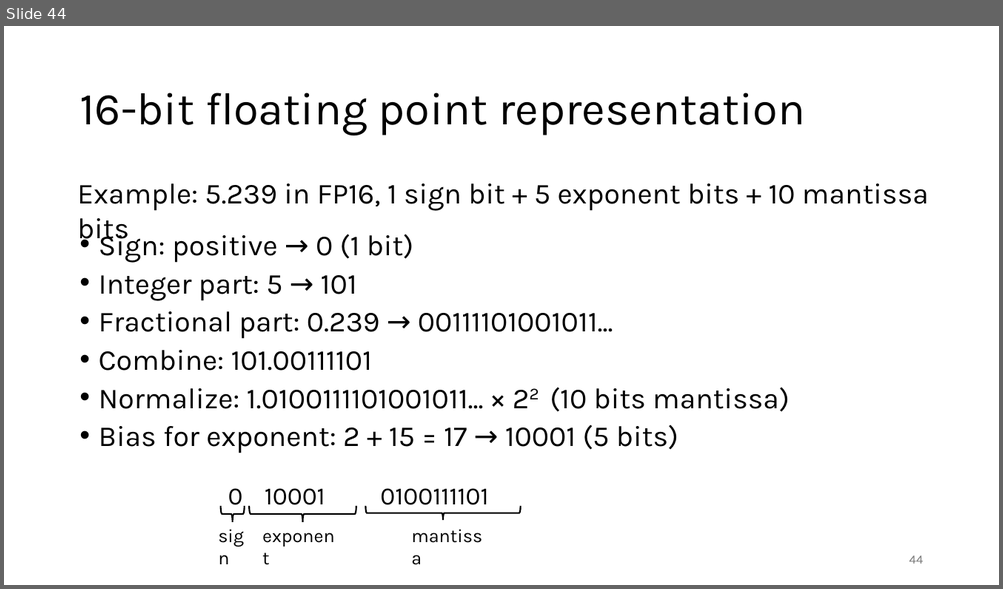
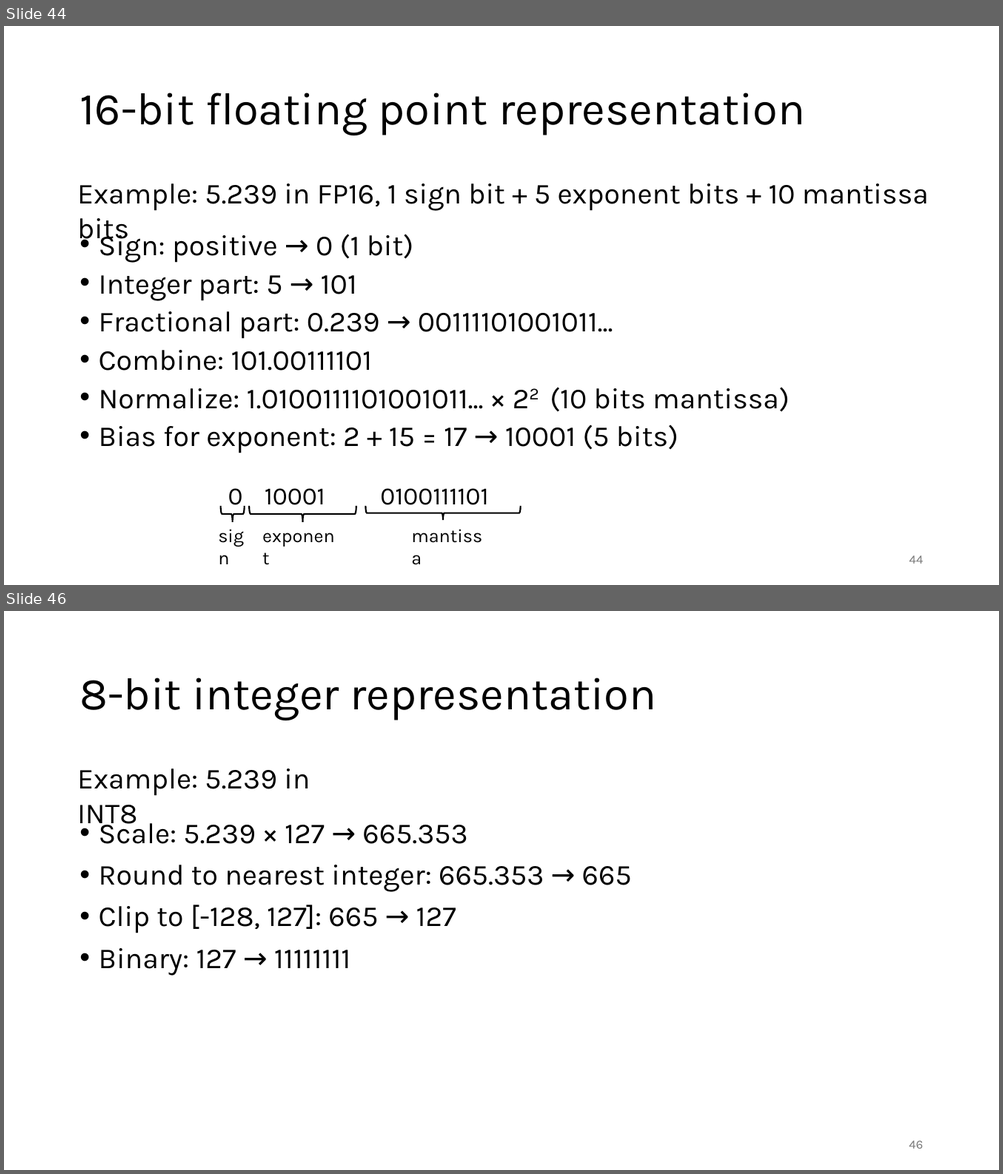
Before and after one commit to gjbex/Deploying-LLMs-locally, a slide deck: local_LLMs.pptx. Shown one above the other, each under a label of ours: slide 44 before the commit, slides 44 and 46 after it; the slides between them are not shown. The pictures are 1003x589 and 1003x1174 pixels, drawn with LibreOffice and Linux fonts; fonts in the diff are those of the drawing. Boxes give left, top, right and bottom in pixels: in the first picture for what was removed or moved away, otherwise in the second. Text is boxed around its words. In the diff, an @@ line names an element or a change of style, - is before the commit and + after.

```diff
--- a/local_LLMs.pptx
+++ b/local_LLMs.pptx
@@ slide 46 added at [4,611,999,1170], background #FFFFFF @@
@@ title added at [79,678,657,721], 44 pt, text #000000 @@
+8-bit integer representation
@@ text added at [77,769,310,831], 28 pt, text #000000 @@
+Example: 5.239 in INT8
@@ text added at [99,817,632,976], 28 pt, text #000000 @@
+• Scale: 5.239 × 127 → 665.353
+• Round to nearest integer: 665.353 → 665
+• Clip to [-128, 127]: 665 → 127
+• Binary: 127 → 11111111
@@ page number added at [908,1141,922,1149], 12 pt, text #797979 @@
+46
```
Also in this commit, not shown: 2 slides changed.
